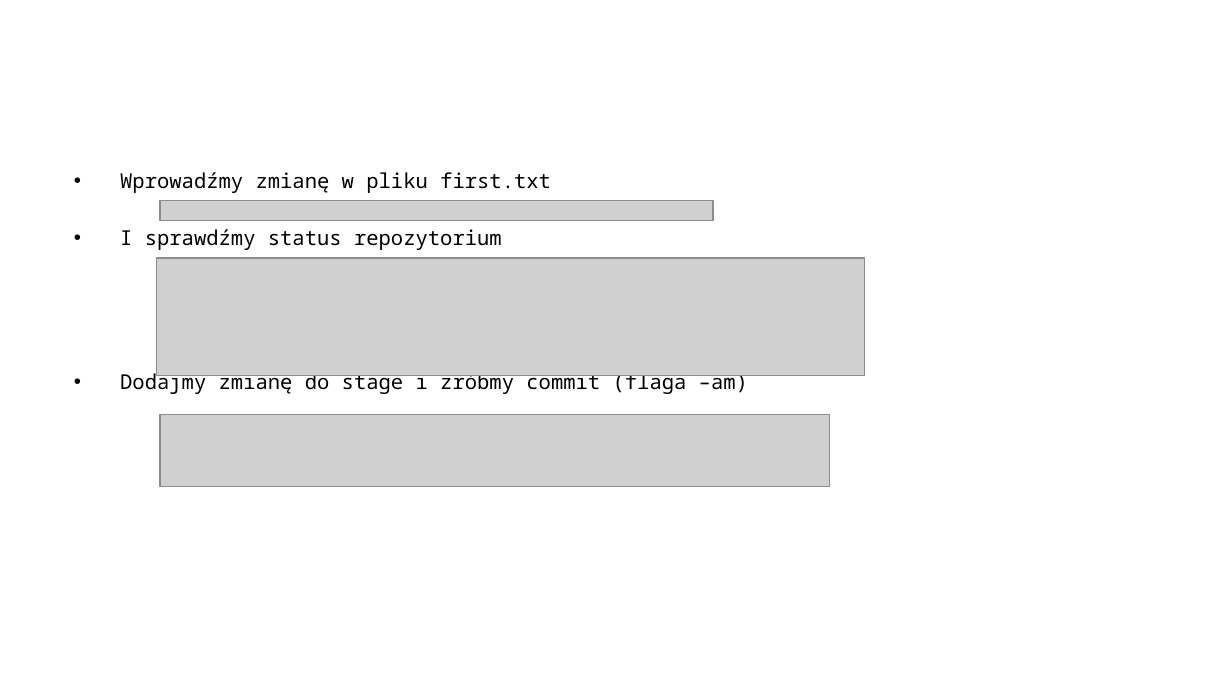
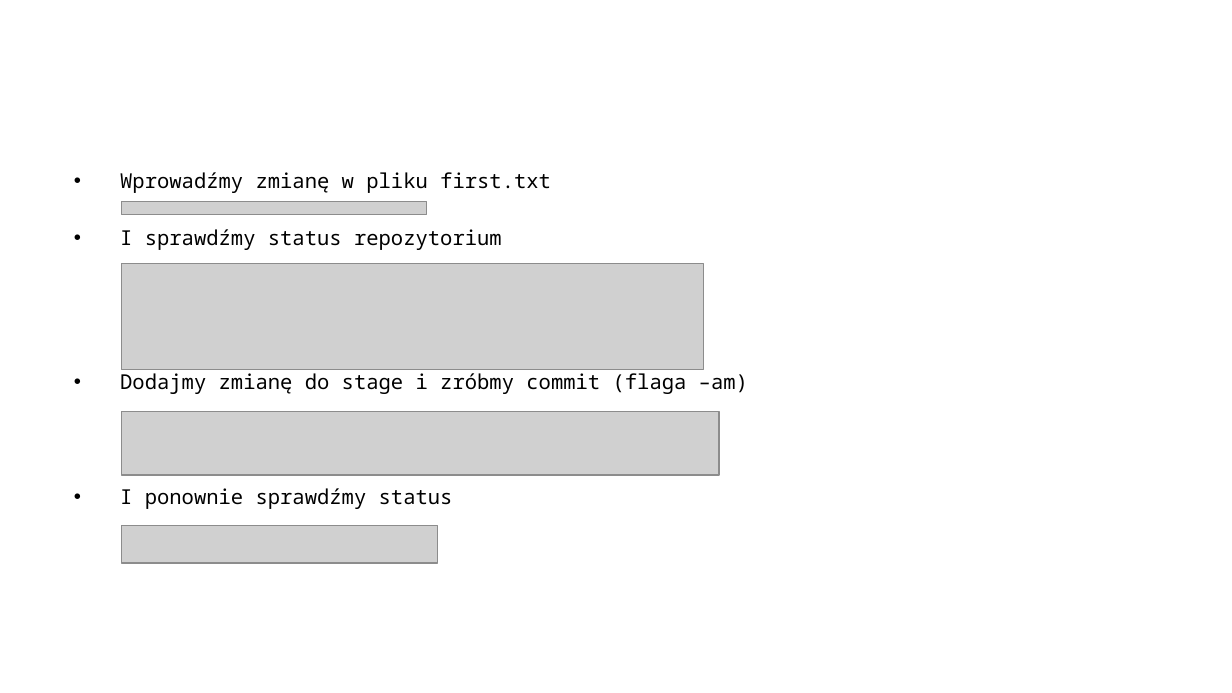
Before and after one commit to arturkwiek/gitlab-tutorial, a slide deck: slide 26 of 03. GitLab - tutorial - Version Control Exercise - git.pptx (slide 27 before the commit). Drawn at 1232x693 pixels with LibreOffice and Linux fonts; fonts in the diff are those of the drawing; grey boxes stand for pictures; background and template pictures are left out. Boxes give left, top, right and bottom in pixels: in the first picture for what was removed or moved away, otherwise in the second. Text is boxed around its words. In the diff, an @@ line names an element or a change of style, - is before the commit and + after.

```diff
--- a/03. GitLab - tutorial - Version Control Exercise - git.pptx
+++ b/03. GitLab - tutorial - Version Control Exercise - git.pptx
@@ picture added at bbox=[121, 201, 426, 214] @@
@@ picture removed at bbox=[160, 201, 713, 221] @@
@@ picture: place and size @@
-picture at bbox=[156, 257, 864, 375]
+picture at bbox=[121, 264, 702, 370]
@@ picture: place and size @@
-picture at bbox=[160, 414, 829, 485]
+picture at bbox=[121, 411, 718, 474]
@@ text at bbox=[120, 488, 453, 509]: paragraph added @@
+• I ponownie sprawdźmy status
@@ picture added at bbox=[121, 526, 437, 564] @@
```
Also in this commit, not shown: 4 other slides changed, 1 slide removed, 3 other files.
